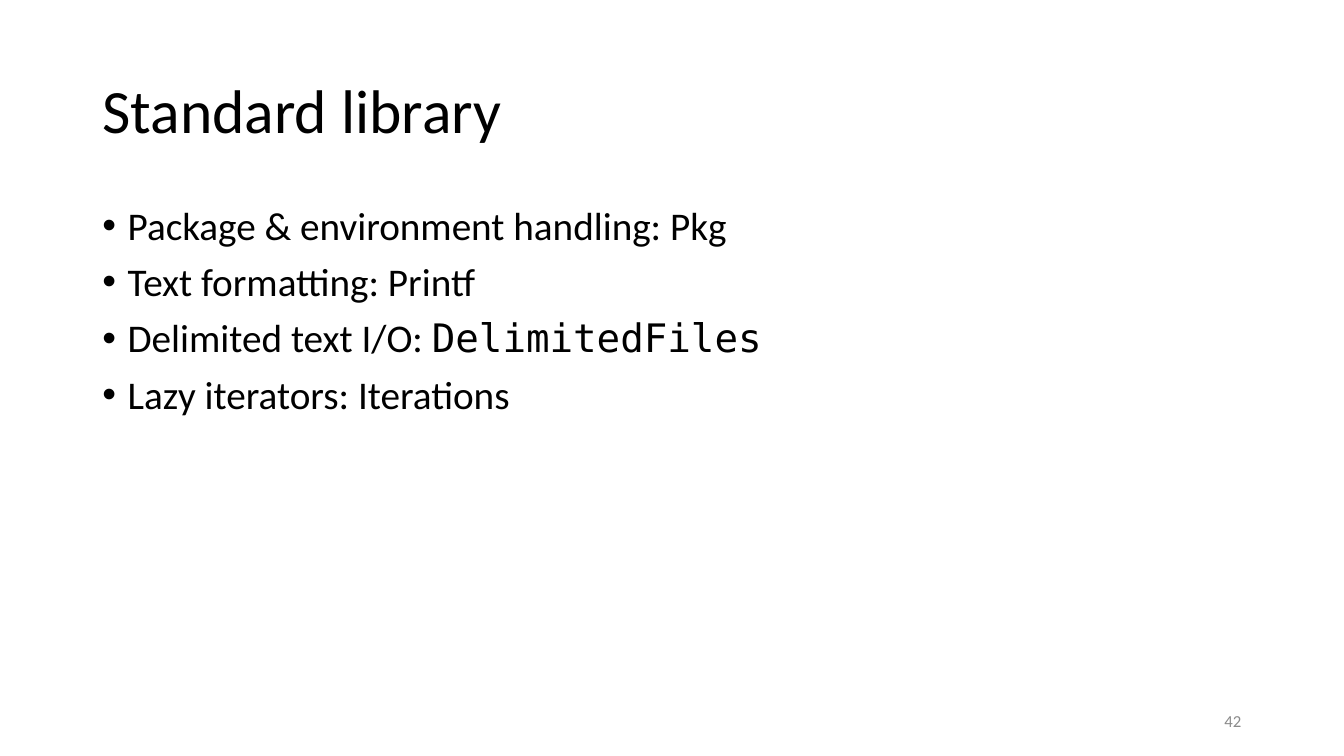
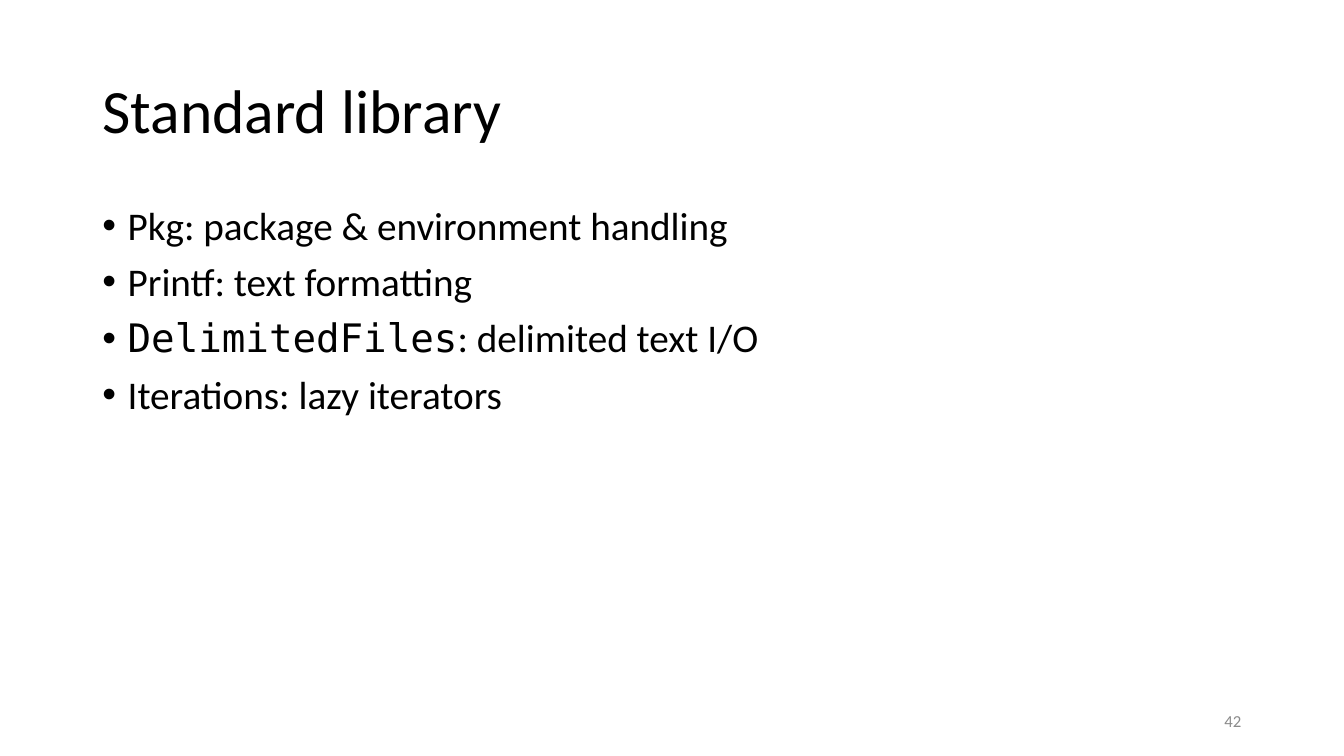
Before and after one commit to gjbex/Julia_good_bad_ugly, a slide deck: slide 42 of julia,_good_back_ugly.pptx. Drawn at 1344x756 pixels with LibreOffice and Linux fonts; fonts in the diff are those of the drawing. Boxes give left, top, right and bottom in pixels: in the first picture for what was removed or moved away, otherwise in the second. Text is boxed around its words. In the diff, an @@ line names an element or a change of style, - is before the commit and + after.

Commit message:
Mention Argparse package

```diff
--- a/julia,_good_back_ugly.pptx
+++ b/julia,_good_back_ugly.pptx
@@ text at bbox=[128, 212, 758, 416]: text changed @@
-• Package & environment handling: Pkg
-• Text formatting: Printf
-• Delimited text I/O: DelimitedFiles
-• Lazy iterators: Iterations
+• Pkg: package & environment handling
+• Printf: text formatting
+• DelimitedFiles: delimited text I/O
+• Iterations: lazy iterators
```
Also in this commit, not shown: 1 other slide changed.
